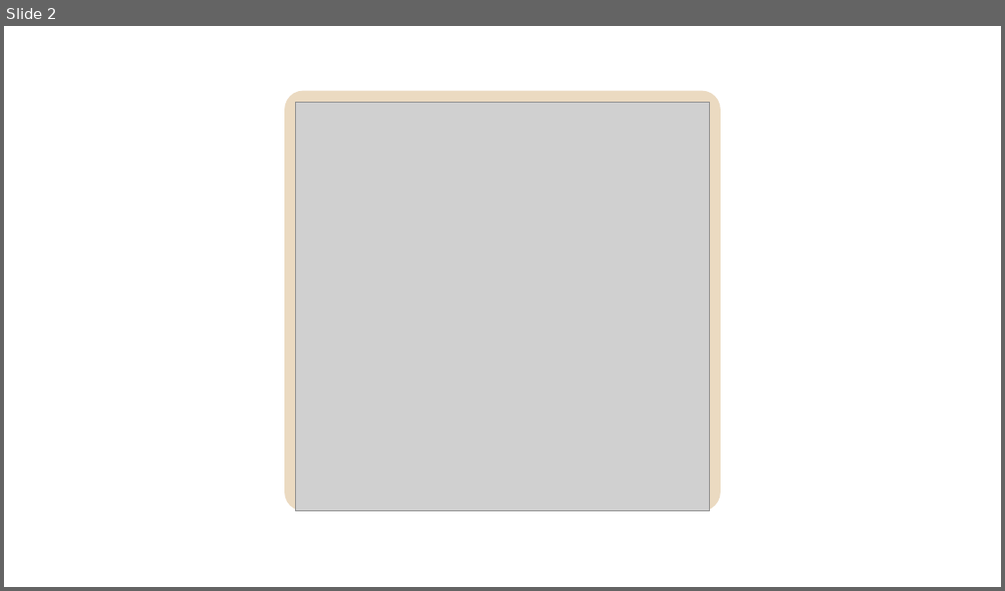
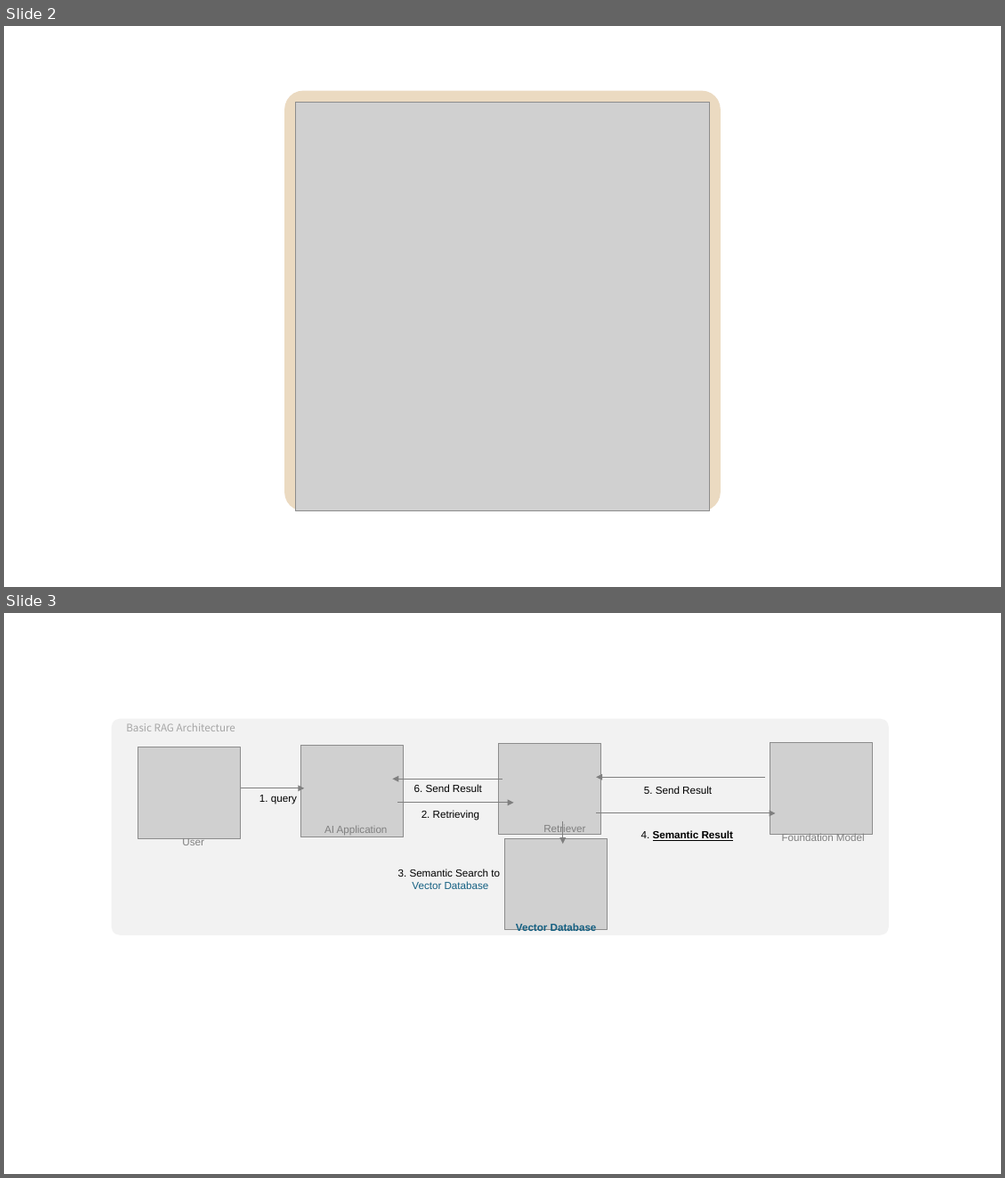
Before and after one commit to billionvectors/docs, a slide deck: resources/icon.pptx. Shown one above the other, each under a label of ours: slide 2 before the commit, slides 2 and 3 after it. The pictures are 1005x591 and 1005x1178 pixels, drawn with LibreOffice and Linux fonts; fonts in the diff are those of the drawing; grey boxes stand for pictures. Boxes give left, top, right and bottom in pixels: in the first picture for what was removed or moved away, otherwise in the second. Text is boxed around its words. In the diff, an @@ line names an element or a change of style, - is before the commit and + after.

```diff
--- a/resources/icon.pptx
+++ b/resources/icon.pptx
@@ slide 3 added at (4,613,1001,1174), background #FFFFFF @@
@@ group added at (112,718,890,935): 12 texts, 6 arrows, 5 pictures, 1 rounded rectangle @@
+1. query
+AI Application
+User
+Retriever
+Vector Database
+Foundation Model
+2. Retrieving
+3. Semantic Search to
+Vector Database
+5. Send Result
+4. Semantic Result
+6. Send Result
+Basic RAG Architecture
```
Also in this commit, not shown: 1 slide removed, 5 other files.
